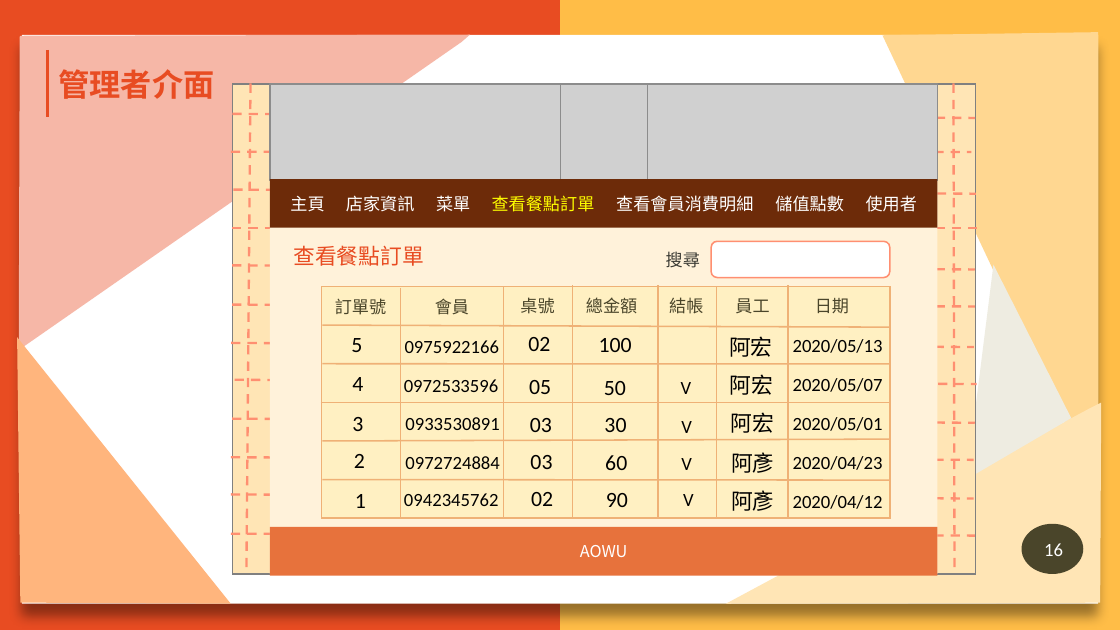
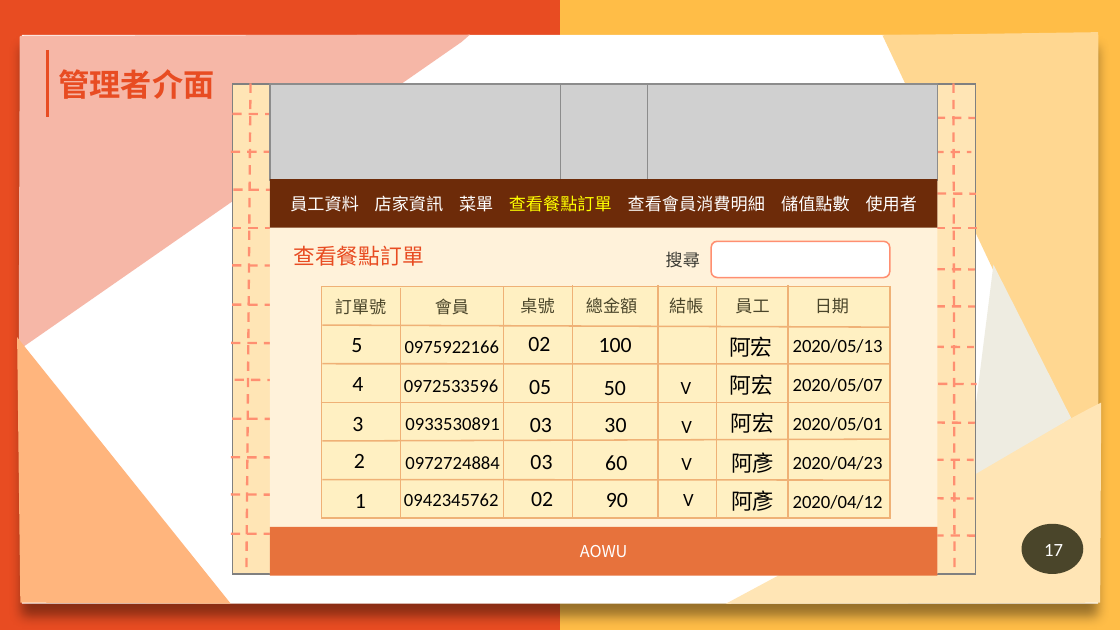
Before and after one commit to N1066442/board-game, a slide deck: slide 17 of 第109408組-AOWU桌遊GO-ppt.pptx (slide 16 before the commit). Drawn at 1120x630 pixels with LibreOffice and Linux fonts; fonts in the diff are those of the drawing; grey boxes stand for pictures; background and template pictures are left out. Boxes give left, top, right and bottom in pixels: in the first picture for what was removed or moved away, otherwise in the second. Text is boxed around its words. In the diff, an @@ line names an element or a change of style, - is before the commit and + after.

```diff
--- a/第109408組-AOWU桌遊GO-ppt.pptx
+++ b/第109408組-AOWU桌遊GO-ppt.pptx
@@ text removed at <box>290,196,324,212</box> @@
-主頁
@@ text added at <box>290,195,359,212</box>, 11 pt, text #FFFFFF @@
+員工資料
@@ text "店家資訊": place and size @@
-text "店家資訊" at <box>346,195,415,212</box>
+text "店家資訊" at <box>375,195,444,212</box>
@@ text "菜單": place and size @@
-text "菜單" at <box>436,195,470,212</box>
+text "菜單" at <box>459,195,493,212</box>
@@ text "查看餐點訂單": place and size @@
-text "查看餐點訂單" at <box>492,195,595,212</box>
+text "查看餐點訂單" at <box>509,195,612,212</box>
@@ text "查看會員消費明細": place and size @@
-text "查看會員消費明細" at <box>616,195,753,212</box>
+text "查看會員消費明細" at <box>628,195,765,212</box>
@@ text "儲值點數": place and size @@
-text "儲值點數" at <box>775,195,844,212</box>
+text "儲值點數" at <box>781,195,850,212</box>
@@ page number at <box>1044,544,1063,556</box>: text changed @@
-16
+17
```
Also in this commit, not shown: 5 other slides changed, 1 slide added.
